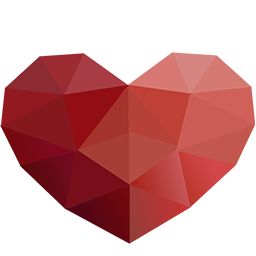
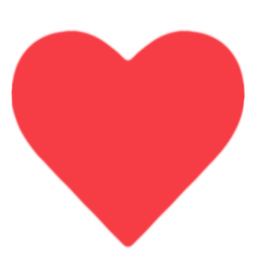
The second 256×256 image is a revision of the first. Changes to its layers:
added layer "Color Fill 1" above "heart-shape-silhouette_318-41967" over [0, 28, 255, 249]
renamed "Heart" to "heart-shape-silhouette_318-41967", painted on it over [0, 28, 255, 249]
